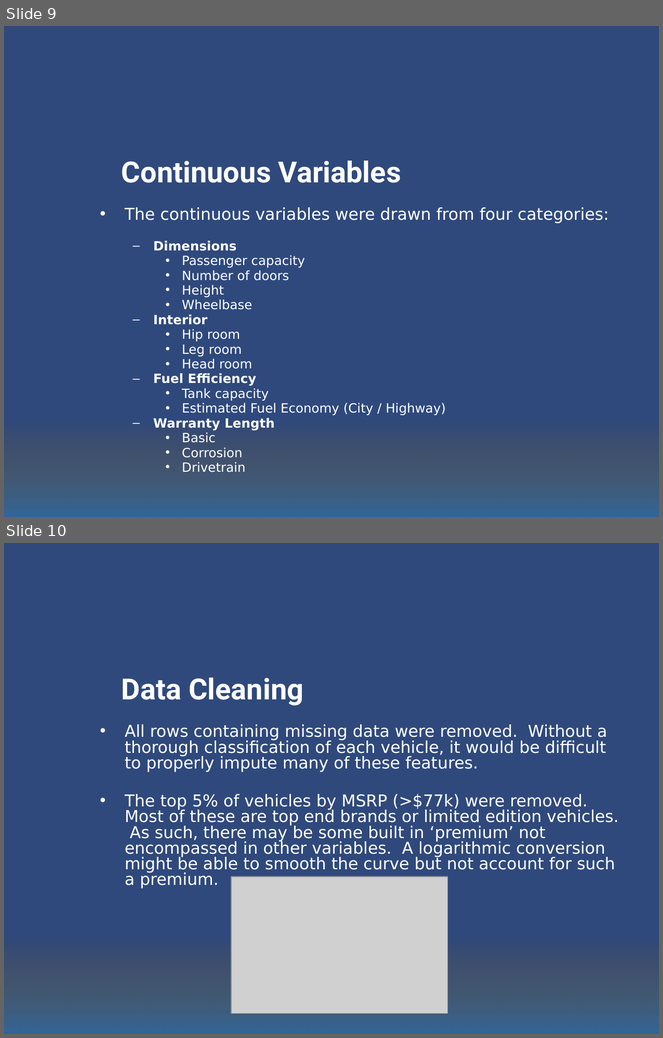
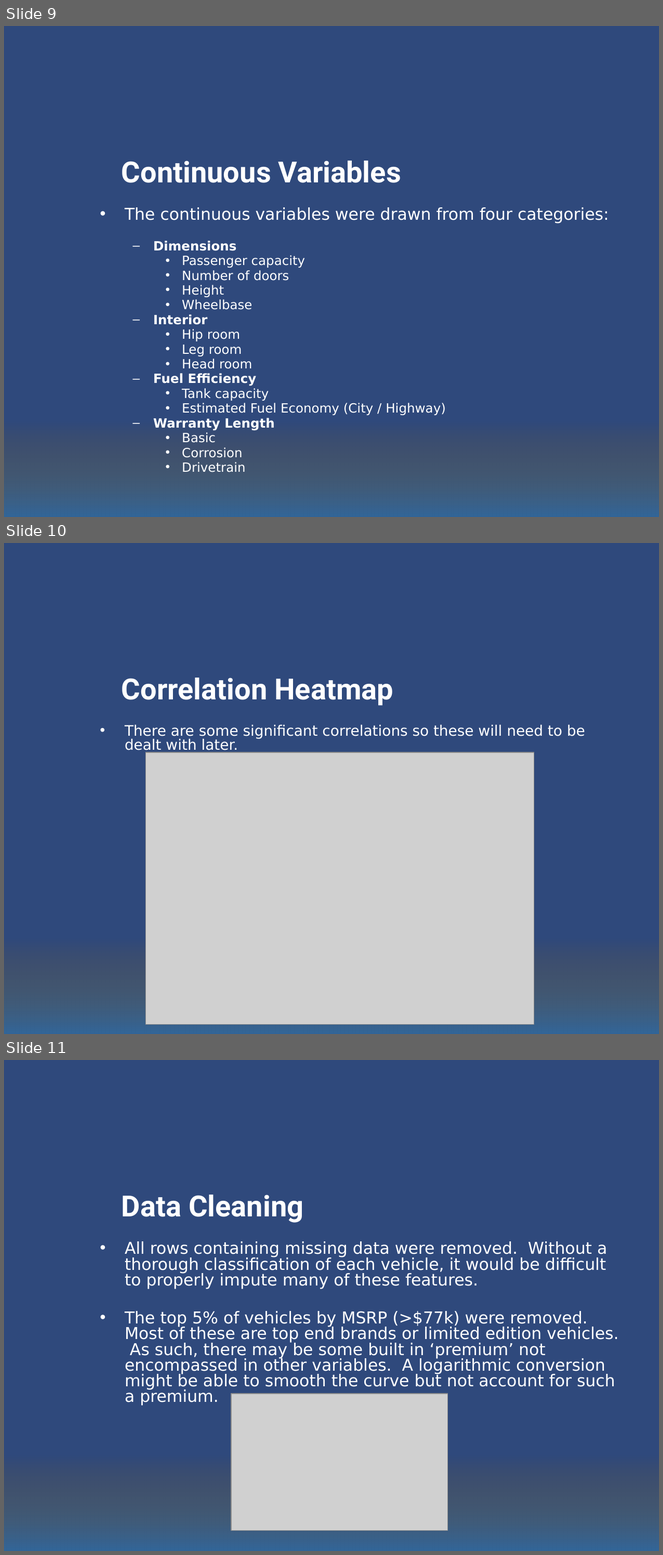
Before and after one commit to yfstafford/Thinkful, a slide deck: Unit 3/Capstone/Unit 3 Capstone Car MSRP.pptx. Shown one above the other, each under a label of ours: slides 9 and 10 before the commit, slides 9, 10 and 11 after it. The pictures are 663x1038 and 663x1555 pixels, drawn with LibreOffice and Linux fonts; fonts in the diff are those of the drawing; grey boxes stand for pictures; background and template pictures are left out. Boxes give left, top, right and bottom in pixels: in the first picture for what was removed or moved away, otherwise in the second. Text is boxed around its words. In the diff, an @@ line names an element or a change of style, - is before the commit and + after.

```diff
--- a/Unit 3/Capstone/Unit 3 Capstone Car MSRP.pptx
+++ b/Unit 3/Capstone/Unit 3 Capstone Car MSRP.pptx
@@ slide 10 added at box(4, 543, 659, 1034), background picture (left out); not listed: 1 template element that a slide beside it also shows @@
@@ title added at box(122, 678, 393, 706), 32 pt, text #FFFFFF, bold @@
+Correlation Heatmap
@@ text added at box(125, 724, 585, 753), 16 pt, text #FFFFFF @@
+• There are some significant correlations so these will need to be dealt with later.
@@ picture added at box(146, 753, 534, 1025) @@
@@ what was slide 10 is now slide 11 @@
```
Also in this commit, not shown: 7 slides changed, 1 other file.
